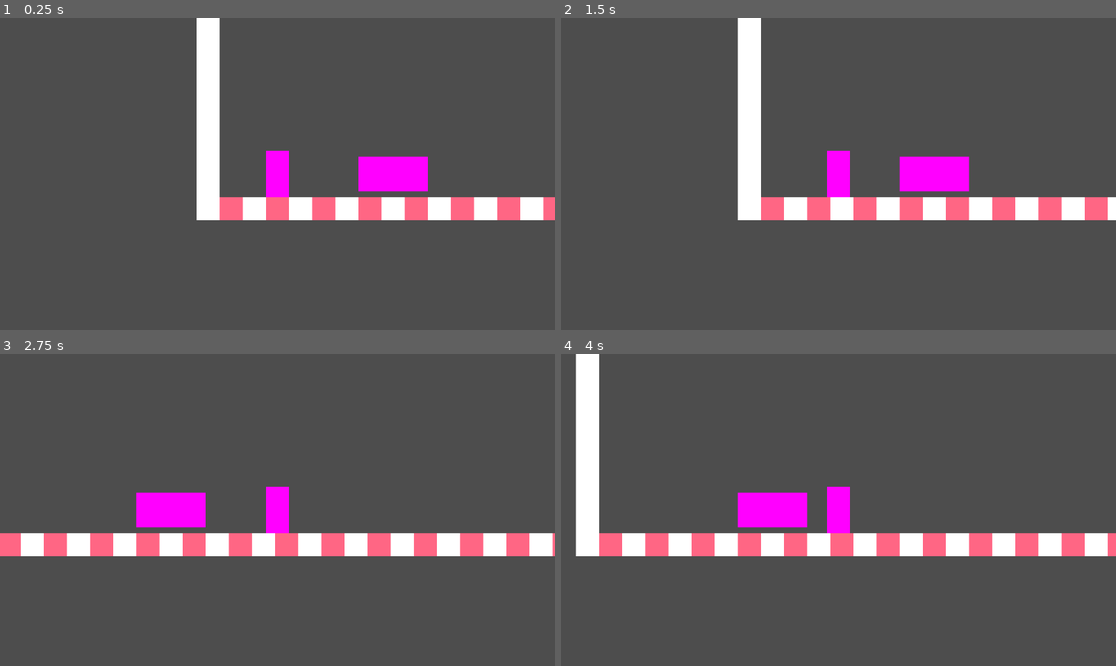
Above: before the commit, frames 1-4 (two rows, left to right).
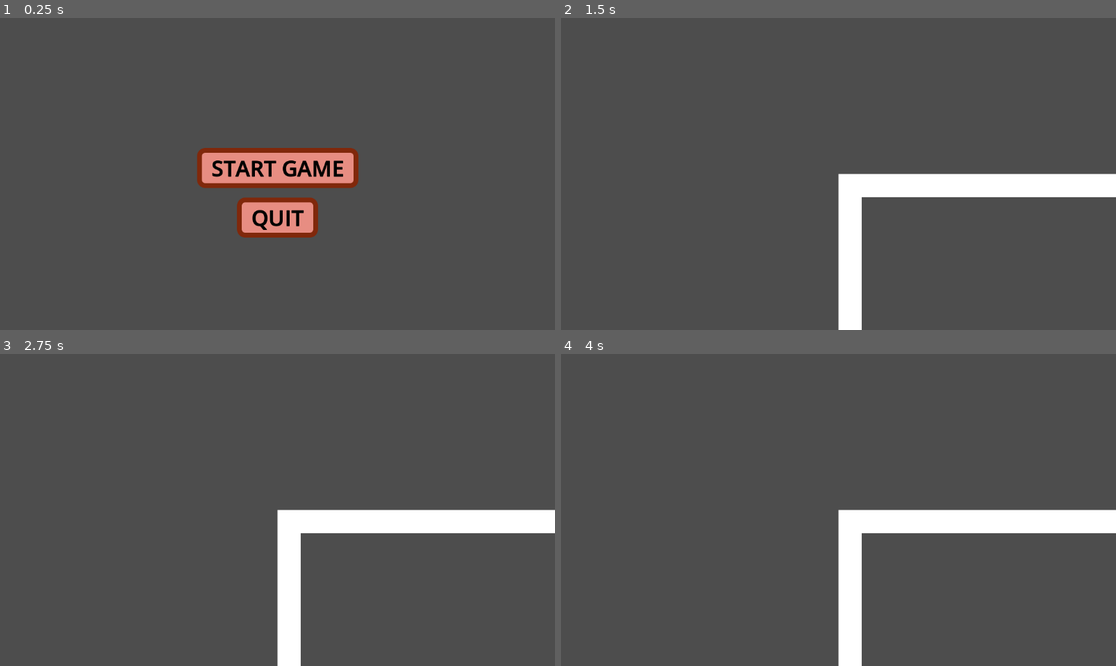
Above: after the commit, the same moments.

Repository: magnitood/the-house-that-eats-poeple
Game: Godot game, scene res://rooms/main_menu.tscn
Two runs of this game, one before a commit and one after it. Both use one fixed random seed, a clock stepped at 60 frames per second and the inputs below. Before the commit the project starts from res://rooms/room_1.tscn.
Inputs (mouse positions are in pixels of both pictures, inside the frame that each line leads up to):
- Up to frame 1 (0.25 s): no input
- Up to frame 2 (1.5 s): click (838, 167) at 0.5 s, where only the run after the commit has a clickable "START GAME"; tap Space at 1.25 s; hold Right (right) from 1.28 s (still down); tap E (interact) at 1.35 s
- Up to frame 3 (2.75 s): keep holding Right (right); tap E (interact) at 2.1 s
- Up to frame 4 (4 s): release Right (right) at 2.78 s; hold Left (left) 2.78-3.53 s; tap E (interact) at 2.85, 3.6 s; hold Right (right) from 3.53 s (still down)

The runs differ from the first frame. In frame 1, 13% of the frame differs, in the area x 35-100%, y 0-71%; in frame 2, 14%; in frame 3, 14%; in frame 4, 17%, in the area x 2-100%, y 0-100%.

Commit message:
starting things done (#2)
Co-authored-by: Parthasarathi Bhowmick <theeparthasarathi@gmail.com>

Diff:
--- a/autoload/game_manager.gd
+++ b/autoload/game_manager.gd
@@ -6,17 +6,19 @@
 var max:float
 const BHOOT = preload("res://entities/bhoot.tscn")
 var has_ghost:bool = false
+var can_start:bool = false
 
 
 func _ready() -> void:
-	pass
-	#max_pos = get_tree().get_first_node_in_group("spawn").global_position
-	#max = absf(get_tree().get_first_node_in_group("spawn").global_position.x - get_tree().get_first_node_in_group("player").global_position.x)
+	if get_tree().has_group("spawn"):
+		max_pos = get_tree().get_first_node_in_group("spawn").global_position
+		max = absf(get_tree().get_first_node_in_group("spawn").global_position.x - get_tree().get_first_node_in_group("player").global_position.x)
+
 
 func _process(delta: float) -> void:
 	time+=delta
 	#print(time)
-	if has_ghost == false:
+	if has_ghost == false and can_start == true:
 		#check_spawn()
 		pass
 
@@ -35,3 +37,10 @@
 	var thongle = BHOOT.instantiate()
 	thongle.global_position = max_pos
 	add_child(thongle)
+
+func level_start():
+	time = 0
+	can_start = true
+	if get_tree().has_group("spawn"):
+		max_pos = get_tree().get_first_node_in_group("spawn").global_position
+		max = absf(get_tree().get_first_node_in_group("spawn").global_position.x - get_tree().get_first_node_in_group("player").global_position.x)
--- a/entities/main_player.gd
+++ b/entities/main_player.gd
@@ -1,6 +1,7 @@
 extends CharacterBody2D
 
 enum State {IDLE, RUNNING, HIDING, INTERACTING, TRAPPED}
+@onready var sprite_2d: AnimatedSprite2D = $Sprite2D
 
 var acceleration: float = 650
 var deceleration: float = 800
@@ -13,12 +14,15 @@
 func _ready():
 	player_state = State.IDLE
 	velocity = Vector2(0, 0)
+	sprite_2d.flip_h=true
+
 
 func _physics_process(delta):
 	print(player_state)
 
 	match (player_state):
 		State.IDLE:
+			sprite_2d.play("idle")
 			if Input.is_action_pressed("left"):
 				velocity.x -= delta * acceleration
 				player_state = State.RUNNING
@@ -27,9 +31,12 @@
 				player_state = State.RUNNING
 
 		State.RUNNING:
+			sprite_2d.play("run")
 			if Input.is_action_pressed("left"):
+				sprite_2d.flip_h = false
 				velocity.x -= delta * acceleration
 			elif Input.is_action_pressed("right"):
+				sprite_2d.flip_h = true
 				velocity.x += delta * acceleration
 			else: # decelerating
 				if velocity.x > 0:
@@ -42,6 +49,10 @@
 			velocity.x = clampf(velocity.x, -top_speed, top_speed)
 			if (velocity.x == 0):
 				player_state = State.IDLE
+
+		State.INTERACTING:
+			sprite_2d.play("interact")
+
 		_:
 			pass
 	move_and_slide()
--- a/entities/main_player.tscn
+++ b/entities/main_player.tscn
@@ -1,11 +1,114 @@
-[gd_scene load_steps=4 format=3 uid="uid://dfpw6bx2bv6ak"]
+[gd_scene load_steps=19 format=3 uid="uid://dfpw6bx2bv6ak"]
 
 [ext_resource type="Script" uid="uid://dojwby1sn2frp" path="res://entities/main_player.gd" id="1_1nu3b"]
+[ext_resource type="Texture2D" uid="uid://b7lvwelq4qk2a" path="res://assets/_side idle.png" id="2_5lds3"]
+[ext_resource type="Texture2D" uid="uid://geh3t4r3okkn" path="res://assets/_pick up.png" id="3_qleyt"]
+[ext_resource type="Texture2D" uid="uid://bay3h8nu3jhgt" path="res://assets/_side walk.png" id="3_y7ukm"]
 
 [sub_resource type="RectangleShape2D" id="RectangleShape2D_ry0sw"]
 size = Vector2(1, 1)
 
-[sub_resource type="PlaceholderTexture2D" id="PlaceholderTexture2D_1nu3b"]
+[sub_resource type="AtlasTexture" id="AtlasTexture_qleyt"]
+atlas = ExtResource("2_5lds3")
+region = Rect2(0, 0, 64, 64)
+
+[sub_resource type="AtlasTexture" id="AtlasTexture_22a4v"]
+atlas = ExtResource("2_5lds3")
+region = Rect2(64, 0, 64, 64)
+
+[sub_resource type="AtlasTexture" id="AtlasTexture_cndls"]
+atlas = ExtResource("2_5lds3")
+region = Rect2(128, 0, 64, 64)
+
+[sub_resource type="AtlasTexture" id="AtlasTexture_o2gt0"]
+atlas = ExtResource("2_5lds3")
+region = Rect2(192, 0, 64, 64)
+
+[sub_resource type="AtlasTexture" id="AtlasTexture_5rklk"]
+atlas = ExtResource("2_5lds3")
+region = Rect2(0, 64, 64, 64)
+
+[sub_resource type="AtlasTexture" id="AtlasTexture_62cus"]
+atlas = ExtResource("3_qleyt")
+region = Rect2(128, 0, 64, 64)
+
+[sub_resource type="AtlasTexture" id="AtlasTexture_m3g7h"]
+atlas = ExtResource("3_y7ukm")
+region = Rect2(0, 0, 64, 64)
+
+[sub_resource type="AtlasTexture" id="AtlasTexture_j6m2c"]
+atlas = ExtResource("3_y7ukm")
+region = Rect2(64, 0, 64, 64)
+
+[sub_resource type="AtlasTexture" id="AtlasTexture_2swsg"]
+atlas = ExtResource("3_y7ukm")
+region = Rect2(128, 0, 64, 64)
+
+[sub_resource type="AtlasTexture" id="AtlasTexture_0ef7j"]
+atlas = ExtResource("3_y7ukm")
+region = Rect2(192, 0, 64, 64)
+
+[sub_resource type="AtlasTexture" id="AtlasTexture_g0urf"]
+atlas = ExtResource("3_y7ukm")
+region = Rect2(0, 64, 64, 64)
+
+[sub_resource type="AtlasTexture" id="AtlasTexture_1ul6x"]
+atlas = ExtResource("3_y7ukm")
+region = Rect2(64, 64, 64, 64)
+
+[sub_resource type="SpriteFrames" id="SpriteFrames_txtgh"]
+animations = [{
+"frames": [{
+"duration": 1.0,
+"texture": SubResource("AtlasTexture_qleyt")
+}, {
+"duration": 1.0,
+"texture": SubResource("AtlasTexture_22a4v")
+}, {
+"duration": 1.0,
+"texture": SubResource("AtlasTexture_cndls")
+}, {
+"duration": 1.0,
+"texture": SubResource("AtlasTexture_o2gt0")
+}, {
+"duration": 1.0,
+"texture": SubResource("AtlasTexture_5rklk")
+}],
+"loop": true,
+"name": &"idle",
+"speed": 5.0
+}, {
+"frames": [{
+"duration": 1.0,
+"texture": SubResource("AtlasTexture_62cus")
+}],
+"loop": true,
+"name": &"interact",
+"speed": 5.0
+}, {
+"frames": [{
+"duration": 1.0,
+"texture": SubResource("AtlasTexture_m3g7h")
+}, {
+"duration": 1.0,
+"texture": SubResource("AtlasTexture_j6m2c")
+}, {
+"duration": 1.0,
+"texture": SubResource("AtlasTexture_2swsg")
+}, {
+"duration": 1.0,
+"texture": SubResource("AtlasTexture_0ef7j")
+}, {
+"duration": 1.0,
+"texture": SubResource("AtlasTexture_g0urf")
+}, {
+"duration": 1.0,
+"texture": SubResource("AtlasTexture_1ul6x")
+}],
+"loop": true,
+"name": &"run",
+"speed": 7.0
+}]
 
 [node name="MainPlayer" type="CharacterBody2D"]
 scale = Vector2(16, 32)
@@ -14,5 +117,9 @@
 [node name="CollisionShape2D" type="CollisionShape2D" parent="."]
 shape = SubResource("RectangleShape2D_ry0sw")
 
-[node name="Sprite2D" type="Sprite2D" parent="."]
-texture = SubResource("PlaceholderTexture2D_1nu3b")
+[node name="Sprite2D" type="AnimatedSprite2D" parent="."]
+scale = Vector2(0.0644531, 0.0334225)
+sprite_frames = SubResource("SpriteFrames_txtgh")
+animation = &"idle"
+autoplay = "idle"
+frame_progress = 0.902183
--- a/project.godot
+++ b/project.godot
@@ -11,7 +11,7 @@
 [application]
 
 config/name="the-house-that-eats-people"
-run/main_scene="uid://craaful0psgtc"
+run/main_scene="uid://dt8gdf6su6iie"
 config/features=PackedStringArray("4.4", "Mobile")
 config/icon="res://icon.svg"
 
@@ -19,14 +19,16 @@
 
 GameManager="*res://autoload/game_manager.gd"
 
+
+[global_group]
+
+player=""
+spawn=""
+
 [display]
 
 window/size/mode=3
 window/size/borderless=true
-
-[global_group]
-
-player=""
 
 [input]
 
--- /dev/null
+++ b/rooms/main_menu.gd
@@ -0,0 +1,15 @@
+extends Control
+
+@onready var start: Button = $VBoxContainer/start
+@onready var quit: Button = $VBoxContainer/quit
+
+const START = preload("res://rooms/start.tscn")
+
+func _on_start_pressed() -> void:
+	GameManager.level_start()
+	get_tree().change_scene_to_packed(START)
+
+
+
+func _on_quit_pressed() -> void:
+	get_tree().quit()
--- /dev/null
+++ b/rooms/main_menu.tscn
@@ -0,0 +1,97 @@
+[gd_scene load_steps=5 format=3 uid="uid://dt8gdf6su6iie"]
+
+[ext_resource type="Script" uid="uid://sg8orgwkcf30" path="res://rooms/main_menu.gd" id="1_j4uc2"]
+
+[sub_resource type="StyleBoxFlat" id="StyleBoxFlat_j4uc2"]
+bg_color = Color(0.70051, 0.306519, 0.269866, 1)
+border_width_left = 10
+border_width_top = 10
+border_width_right = 10
+border_width_bottom = 10
+border_color = Color(0.325542, 0.0889973, 0.0182456, 1)
+corner_radius_top_left = 16
+corner_radius_top_right = 16
+corner_radius_bottom_right = 16
+corner_radius_bottom_left = 16
+expand_margin_left = 20.0
+expand_margin_right = 20.0
+shadow_offset = Vector2(6.24, 5.075)
+
+[sub_resource type="StyleBoxFlat" id="StyleBoxFlat_evptl"]
+bg_color = Color(0.424209, 0.336844, 0.185095, 1)
+border_width_left = 10
+border_width_top = 10
+border_width_right = 10
+border_width_bottom = 10
+border_color = Color(0.477237, 0.181743, 0.112811, 1)
+corner_radius_top_left = 16
+corner_radius_top_right = 16
+corner_radius_bottom_right = 16
+corner_radius_bottom_left = 16
+expand_margin_left = 20.0
+expand_margin_right = 20.0
+shadow_offset = Vector2(6.24, 5.075)
+
+[sub_resource type="StyleBoxFlat" id="StyleBoxFlat_gadwy"]
+bg_color = Color(0.904206, 0.553803, 0.511435, 1)
+border_width_left = 10
+border_width_top = 10
+border_width_right = 10
+border_width_bottom = 10
+border_color = Color(0.501269, 0.155471, 0.0450956, 1)
+corner_radius_top_left = 16
+corner_radius_top_right = 16
+corner_radius_bottom_right = 16
+corner_radius_bottom_left = 16
+expand_margin_left = 20.0
+expand_margin_right = 20.0
+shadow_offset = Vector2(6.24, 5.075)
+
+[node name="Main Menu" type="Control"]
+layout_mode = 3
+anchors_preset = 15
+anchor_right = 1.0
+anchor_bottom = 1.0
+grow_horizontal = 2
+grow_vertical = 2
+script = ExtResource("1_j4uc2")
+
+[node name="VBoxContainer" type="VBoxContainer" parent="."]
+layout_mode = 1
+anchors_preset = 8
+anchor_left = 0.5
+anchor_top = 0.5
+anchor_right = 0.5
+anchor_bottom = 0.5
+offset_left = -147.0
+offset_top = -54.0
+offset_right = 148.0
+offset_bottom = 132.0
+grow_horizontal = 2
+grow_vertical = 2
+theme_override_constants/separation = 20
+alignment = 1
+
+[node name="start" type="Button" parent="VBoxContainer"]
+layout_mode = 2
+theme_override_colors/font_color = Color(0, 0, 0, 1)
+theme_override_constants/outline_size = 2
+theme_override_font_sizes/font_size = 45
+theme_override_styles/hover = SubResource("StyleBoxFlat_j4uc2")
+theme_override_styles/pressed = SubResource("StyleBoxFlat_evptl")
+theme_override_styles/normal = SubResource("StyleBoxFlat_gadwy")
+text = "START GAME"
+
+[node name="quit" type="Button" parent="VBoxContainer"]
+layout_mode = 2
+size_flags_horizontal = 4
+theme_override_colors/font_color = Color(0, 0, 0, 1)
+theme_override_constants/outline_size = 2
+theme_override_font_sizes/font_size = 45
+theme_override_styles/hover = SubResource("StyleBoxFlat_j4uc2")
+theme_override_styles/pressed = SubResource("StyleBoxFlat_evptl")
+theme_override_styles/normal = SubResource("StyleBoxFlat_gadwy")
+text = "QUIT"
+
+[connection signal="pressed" from="VBoxContainer/start" to="." method="_on_start_pressed"]
+[connection signal="pressed" from="VBoxContainer/quit" to="." method="_on_quit_pressed"]
--- /dev/null
+++ b/rooms/start.gd
@@ -0,0 +1,7 @@
+extends Control
+
+const ROOM_1 = preload("res://rooms/room_1.tscn")
+
+func _process(delta: float) -> void:
+	if Input.is_action_just_pressed("interact"):
+		get_tree().change_scene_to_packed(ROOM_1)
--- /dev/null
+++ b/rooms/start.tscn
@@ -0,0 +1,48 @@
+[gd_scene load_steps=2 format=3 uid="uid://tf8c6f11ue1c"]
+
+[ext_resource type="Script" uid="uid://cv8odpn8qxo55" path="res://rooms/start.gd" id="1_j81j6"]
+
+[node name="start" type="Control"]
+layout_mode = 3
+anchors_preset = 15
+anchor_right = 1.0
+anchor_bottom = 1.0
+grow_horizontal = 2
+grow_vertical = 2
+script = ExtResource("1_j81j6")
+
+[node name="continue" type="Label" parent="."]
+layout_mode = 1
+anchors_preset = 7
+anchor_left = 0.5
+anchor_top = 1.0
+anchor_right = 0.5
+anchor_bottom = 1.0
+offset_left = -104.0
+offset_top = -142.0
+offset_right = 106.0
+offset_bottom = -119.0
+grow_horizontal = 2
+grow_vertical = 0
+text = "Press Spacebar to continue"
+
+[node name="CenterContainer" type="CenterContainer" parent="."]
+layout_mode = 1
+anchors_preset = 8
+anchor_left = 0.5
+anchor_top = 0.5
+anchor_right = 0.5
+anchor_bottom = 0.5
+offset_left = -508.0
+offset_top = -24.0
+offset_right = 351.0
+offset_bottom = 25.0
+grow_horizontal = 2
+grow_vertical = 2
+scale = Vector2(1.2, 1.2)
+
+[node name="Label" type="Label" parent="CenterContainer"]
+layout_mode = 2
+text = "In the current economy the prices of houses have skyrocketed however you found a house at really cheap price
+You went to check out the house "
+horizontal_alignment = 1
Not shown, added: rooms/main_menu.gd.uid
Not shown, added: rooms/start.gd.uid
